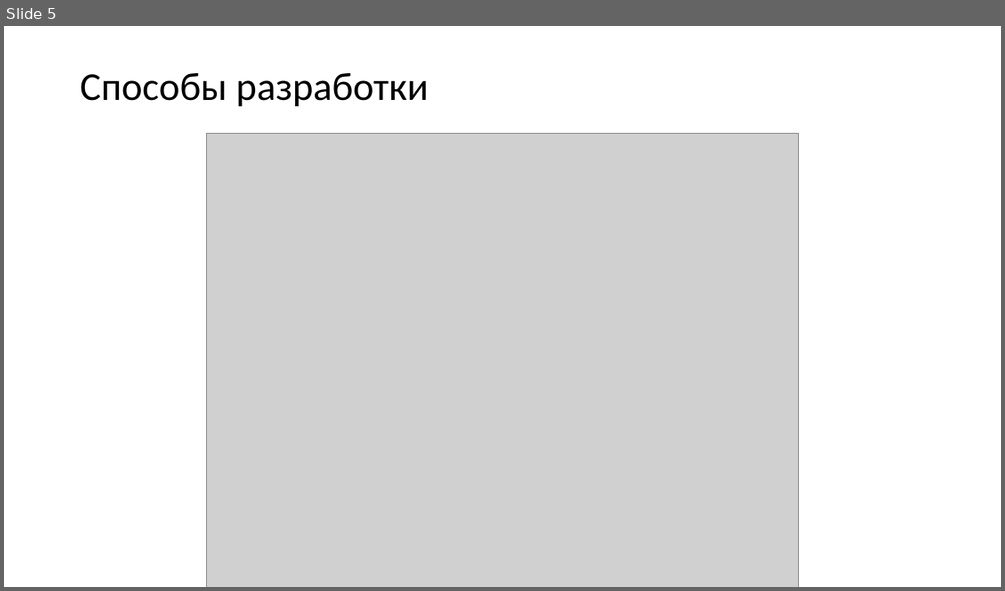
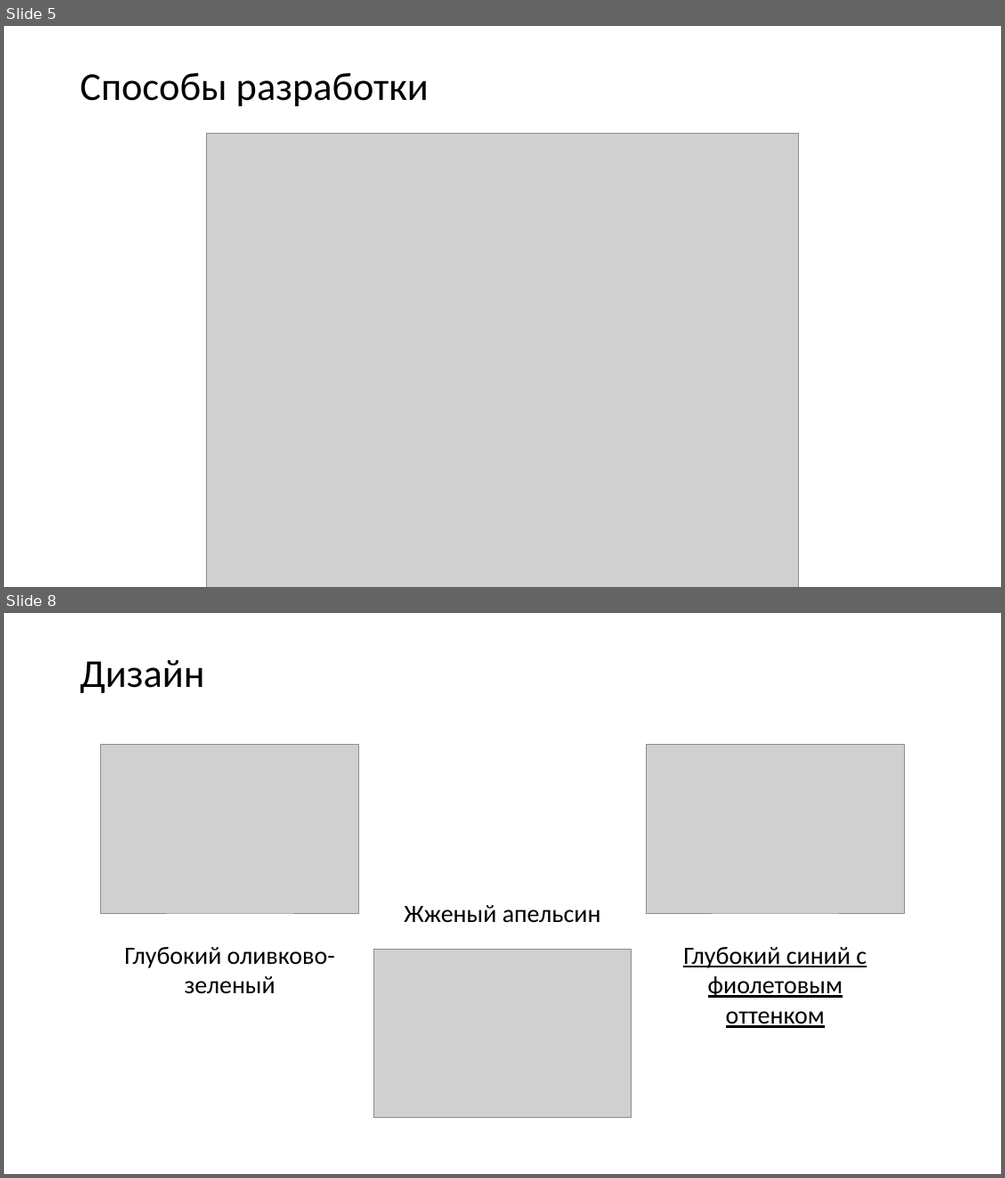
Before and after one commit to ugolnikov/deplom, a slide deck: Защита Диплом - Угольников Д.О..pptx. Shown one above the other, each under a label of ours: slide 5 before the commit, slides 5 and 8 after it; the slides between them are not shown. The pictures are 1005x591 and 1005x1178 pixels, drawn with LibreOffice and Linux fonts; fonts in the diff are those of the drawing; grey boxes stand for pictures. Boxes give left, top, right and bottom in pixels: in the first picture for what was removed or moved away, otherwise in the second. Text is boxed around its words. In the diff, an @@ line names an element or a change of style, - is before the commit and + after.

```diff
--- a/Защита Диплом - Угольников Д.О..pptx
+++ b/Защита Диплом - Угольников Д.О..pptx
@@ slide 8 added at [4,613,1001,1174], background #FFFFFF @@
@@ title added at [80,660,204,693], 38 pt, text #000000 @@
+Дизайн
@@ picture added at [101,745,359,914] @@
@@ picture added at [647,745,905,914] @@
@@ text added at [404,905,601,923], 24 pt, text #000000 @@
+Жженый апельсин
@@ text added at [124,947,335,994], 24 pt, text #000000 @@
+Глубокий оливково-зеленый
@@ picture added at [373,949,631,1118] @@
@@ text added at [683,947,866,1028], 24 pt, text #000000, underline @@
+Глубокий синий с фиолетовым оттенком
```
Also in this commit, not shown: 3 slides changed, 9 other slides added, 1 slide removed, 1 other file.
